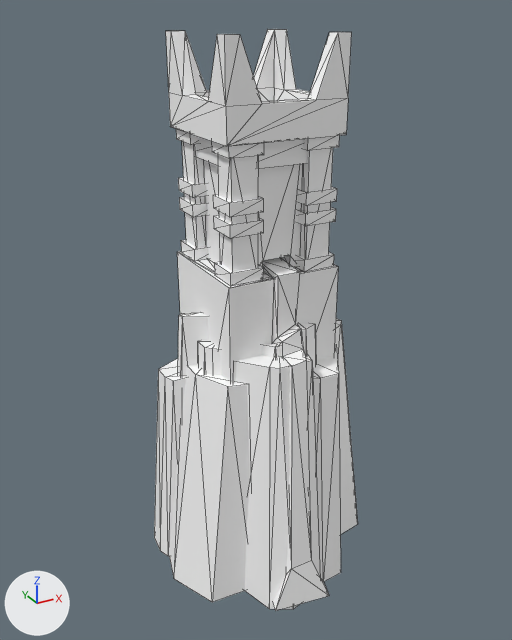
The FBX model Assets/Models/Undead/MediumLess_SF_Bld_Undead_Castle_Wall_Tower_01.fbx as it was, and as the next commit left it.
The view is the same before and after, from a 50 mm lens placed at (-7.97, -14.07, 13.5), pointed at (-0.17, 0.1, 6.41). Arrows for +X, +Y and +Z are at lower left; the lights stay in place. Mesh edges are drawn as thin lines. Where no turn or scale is listed for an object, it has been applied to the vertices.

In view in the first picture: 'SF_Bld_Undead_Castle_Wall_Tower_01'.
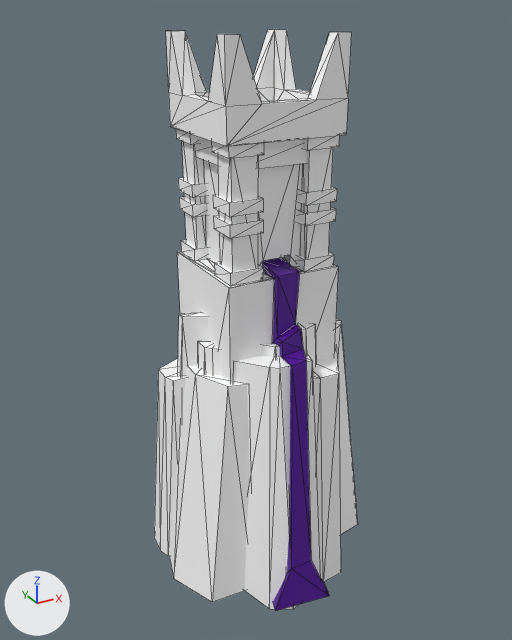
Diff of the bpy script that builds the scene:
```diff
--- a/Assets/Models/Undead/MediumLess_SF_Bld_Undead_Castle_Wall_Tower_01.fbx.py
+++ b/Assets/Models/Undead/MediumLess_SF_Bld_Undead_Castle_Wall_Tower_01.fbx.py
@@ mat_lambert19 @@
+mat_lambert19 = principled_material('lambert19')
+mat_lambert19.base_color = (0.0799, 0.0, 0.305)  # purple #500096
@@ me_mesh @@
 me_mesh.from_pydata(...)  # 456 vertices, 642 faces; spans x -2.92..2.92, y -3.03..3.03, z -0.25..13.05
 # used by ob_sf_bld_undead_castle_wall_tower_01; location = (0.0, 0.0, 0.0)
+# me_mesh part 1: 33 of the faces centred in x -0.52..0.17, y -2.24..-0.6, z 4.37..8.13 switch from mat_pasted__pasted__lambert15 (its picture is missing) to mat_lambert19 (purple #500096)
+# me_mesh part 2: 8 of the faces centred in x -1.03..0.14, y -2.85..-2.55, z -0.06..0.67 switch from mat_pasted__pasted__lambert15 (its picture is missing) to mat_lambert19 (purple #500096)
+# me_mesh part 3: 3 of the faces centred in x -0.66..-0.1, y -2.49..-2.31, z 2.56..2.73 switch from mat_pasted__pasted__lambert15 (its picture is missing) to mat_lambert19 (purple #500096)
```

Where the change shows, as pixel boxes (x1, y1, x2, y2) in the pictures (512 x 640 px):
part 1 of me_mesh, recoloured (grey to purple): (263, 258, 311, 555) in both
part 2 of me_mesh, recoloured (grey to purple): (273, 560, 329, 611) in both
part 3 of me_mesh, recoloured (grey to purple): (287, 373, 311, 573) in both
